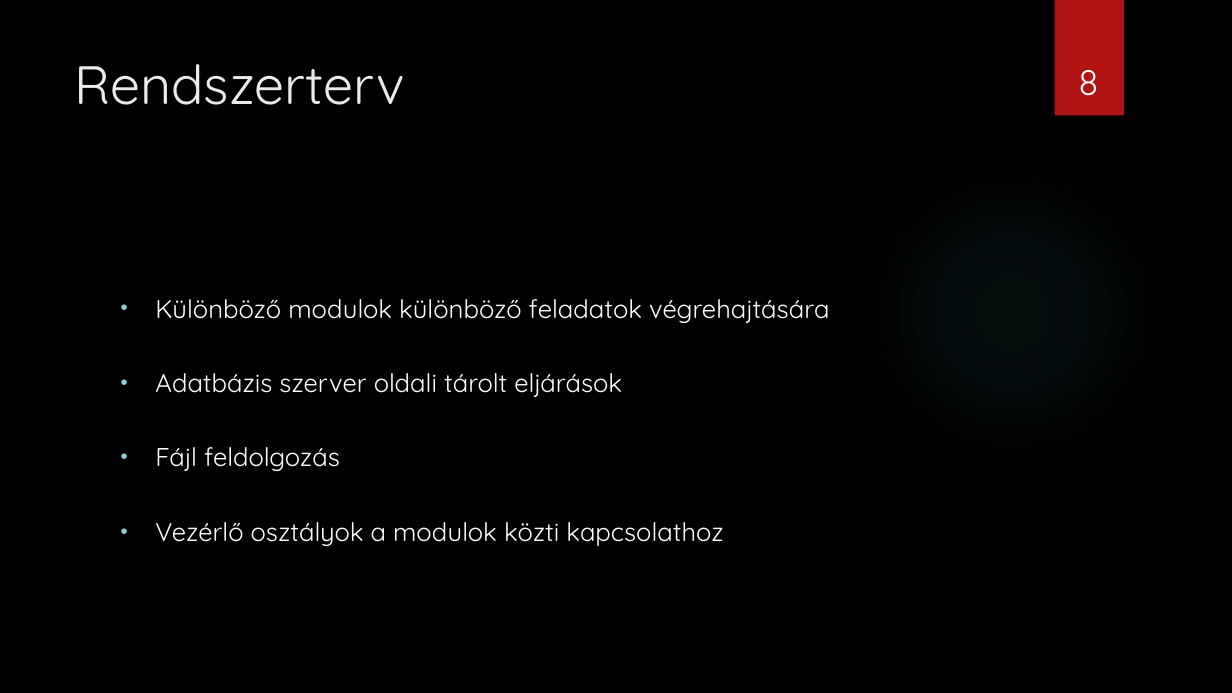
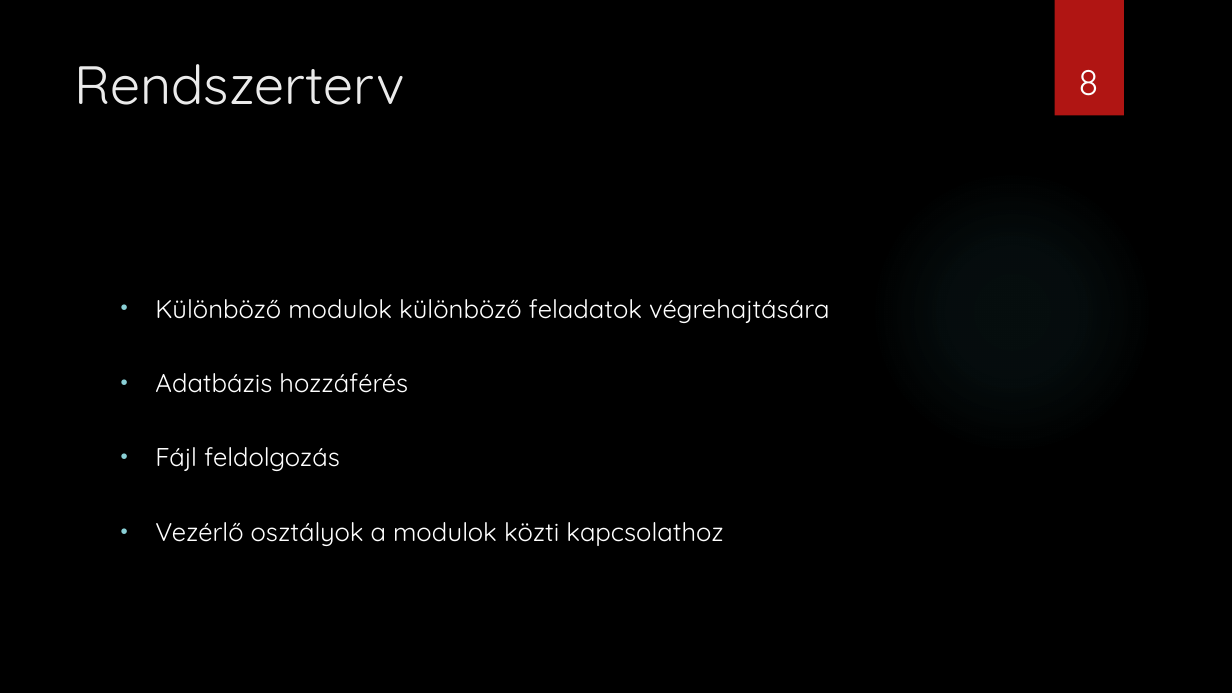
Before and after one commit to tobikjanos/Mernoki_tervezes, a slide deck: slide 8 of documentation/Automatizált adatbázis-frissítés.pptx. Drawn at 1232x693 pixels with LibreOffice and Linux fonts; fonts in the diff are those of the drawing; background and template pictures are left out. Boxes give left, top, right and bottom in pixels: in the first picture for what was removed or moved away, otherwise in the second. Text is boxed around its words. In the diff, an @@ line names an element or a change of style, - is before the commit and + after.

```diff
--- a/documentation/Automatizált adatbázis-frissítés.pptx
+++ b/documentation/Automatizált adatbázis-frissítés.pptx
@@ text at (155, 373, 408, 393): text changed @@
-• Adatbázis szerver oldali tárolt eljárások
+• Adatbázis hozzáférés
```
Also in this commit, not shown: 1 other slide changed, 2 other files.
